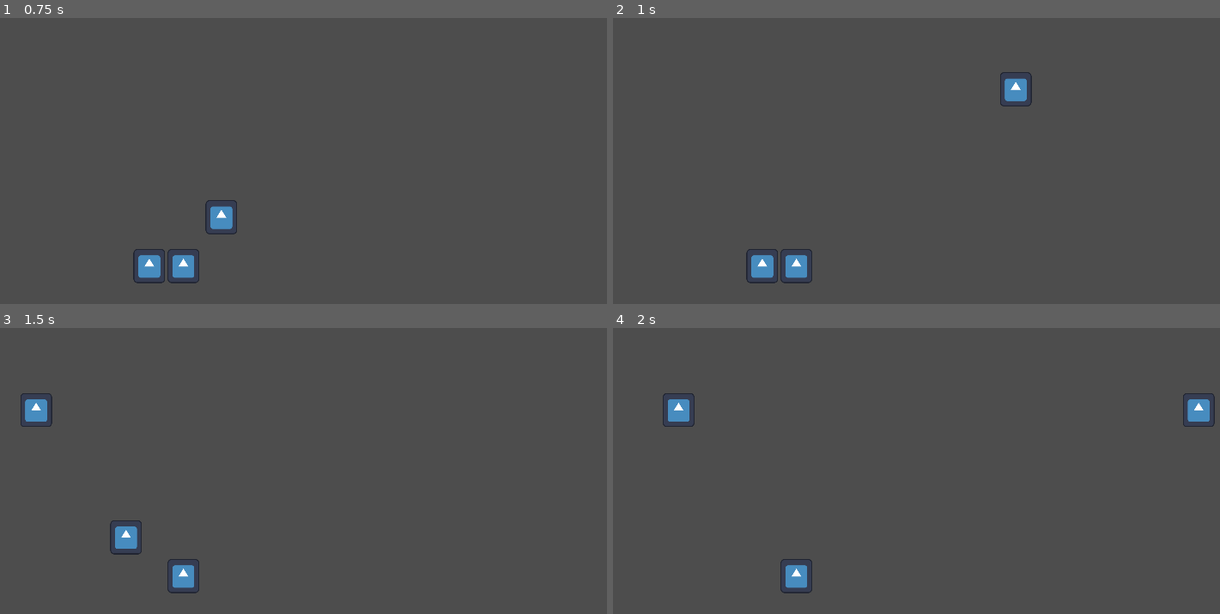
Above: before the commit, frames 1-4 (two rows, left to right).
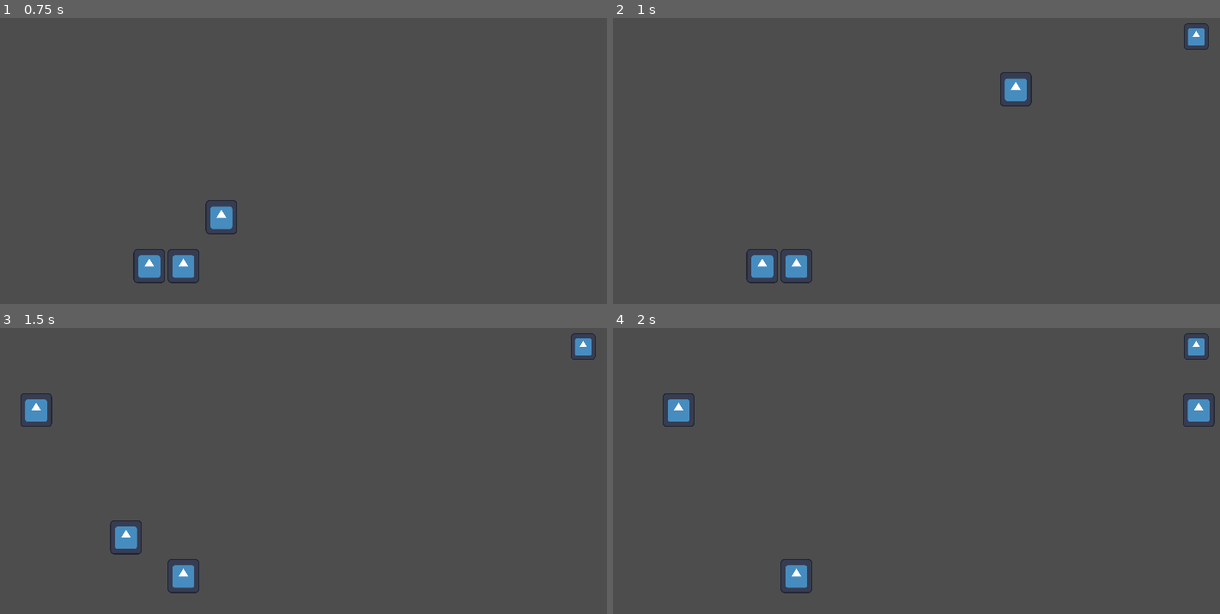
Above: after the commit, the same moments.

Repository: alexpallis/DDU-eksamensprojekt
Game: Godot game, scene res://Scenes/main.tscn
Two runs of this game, one before a commit and one after it. Both use one fixed random seed, a clock stepped at 60 frames per second and the inputs below. The engine's default icon, where the game draws it, is replaced by a stand-in: a white triangle on a blue panel in a dark square.
Inputs (mouse positions are in pixels of both pictures, inside the frame that each line leads up to):
- Up to frame 1 (0.75 s): tap Enter at 0.5 s; drag from (115, 263) to (388, 72) at 0.52 s
- Up to frame 2 (1 s): no input
- Up to frame 3 (1.5 s): drag from (151, 573) to (30, 410) at 1.27 s
- Up to frame 4 (2 s): no input

Frame 1 is identical in both runs. In frame 2, 0.2% of the frame differs, in the area x 94-99%, y 1-12%; in frame 3, 0.2%; in frame 4, 0.2%.

Commit message:
spawning v2

Diff:
--- a/eksamensprojekt-ddu/Scenes/house_dave.tscn
+++ b/eksamensprojekt-ddu/Scenes/house_dave.tscn
@@ -1,6 +1,6 @@
 [gd_scene load_steps=4 format=3 uid="uid://bsieoyi3d0kwl"]
 
-[ext_resource type="Script" path="res://house_dave.gd" id="1_ql63i"]
+[ext_resource type="Script" path="res://Scripts/house_dave.gd" id="1_ql63i"]
 [ext_resource type="Script" path="res://Scripts/hitbox.gd" id="2_fcj1s"]
 
 [sub_resource type="RectangleShape2D" id="RectangleShape2D_8llum"]
--- a/eksamensprojekt-ddu/Scenes/house_david.tscn
+++ b/eksamensprojekt-ddu/Scenes/house_david.tscn
@@ -1,6 +1,6 @@
 [gd_scene load_steps=4 format=3 uid="uid://ikx80jmdxv27"]
 
-[ext_resource type="Script" path="res://Scenes/house_david.gd" id="1_7du2g"]
+[ext_resource type="Script" path="res://Scripts/house_david.gd" id="1_7du2g"]
 [ext_resource type="Script" path="res://Scripts/hitbox.gd" id="2_wvwd6"]
 
 [sub_resource type="RectangleShape2D" id="RectangleShape2D_jht6k"]
--- /dev/null
+++ b/eksamensprojekt-ddu/Scenes/level_select.tscn
@@ -0,0 +1,3 @@
+[gd_scene format=3 uid="uid://7i081076hyvh"]
+
+[node name="LevelSelect" type="Node2D"]
--- a/eksamensprojekt-ddu/Scenes/main.tscn
+++ b/eksamensprojekt-ddu/Scenes/main.tscn
@@ -77,6 +77,8 @@
 script = ExtResource("7_1nknt")
 
 [node name="Spawning" parent="CanvasLayer" instance=ExtResource("9_4upet")]
+offset_left = 132.0
+offset_right = 132.0
 
 [connection signal="mouse_entered" from="CanvasLayer/Lane1" to="CanvasLayer/Lane1" method="_on_mouse_entered"]
 [connection signal="mouse_exited" from="CanvasLayer/Lane1" to="CanvasLayer/Lane1" method="_on_mouse_exited"]
--- /dev/null
+++ b/eksamensprojekt-ddu/Scenes/main_menu.tscn
@@ -0,0 +1,3 @@
+[gd_scene format=3 uid="uid://ie2wlommvce1"]
+
+[node name="MainMenu" type="Node2D"]
--- a/eksamensprojekt-ddu/Scenes/spawning.tscn
+++ b/eksamensprojekt-ddu/Scenes/spawning.tscn
@@ -1,7 +1,8 @@
 [gd_scene load_steps=3 format=3 uid="uid://htefkhk0jtbt"]
 
 [ext_resource type="Script" path="res://Scripts/spawning.gd" id="1_qu6c5"]
-[ext_resource type="Script" path="res://Scripts/spawning_timer.gd" id="2_f2x1s"]
+
+[sub_resource type="GDScript" id="GDScript_wfn8c"]
 
 [node name="Spawning" type="Control"]
 layout_mode = 3
@@ -12,6 +13,7 @@
 
 [node name="SpawningTimer" type="Timer" parent="."]
 one_shot = true
-script = ExtResource("2_f2x1s")
+autostart = true
+script = SubResource("GDScript_wfn8c")
 
 [connection signal="timeout" from="SpawningTimer" to="." method="_on_spawning_timer_timeout"]
--- /dev/null
+++ b/eksamensprojekt-ddu/Scenes/spawning2.tscn
@@ -0,0 +1,29 @@
+[gd_scene load_steps=2 format=3 uid="uid://daxkoeu2wghx1"]
+
+[sub_resource type="GDScript" id="GDScript_nbrlw"]
+script/source = "extends Node2D
+
+@onready var spawning_timer = $SpawningTimer
+@export var ENEMY_UNIT = preload(\"res://Scenes/enemy_unit.tscn\")
+
+var lane1 = Vector2(1000, 100)
+var lane2 = Vector2(1000, 200)
+var lane3 = Vector2(1000, 300)
+var lane4 = Vector2(1000, 400)
+
+func _on_spawning_timer_timeout():
+	print(\"hi\")
+	var enemy = ENEMY_UNIT.instantiate()
+	enemy.position = lane1
+	get_parent().add_child(enemy)
+
+"
+
+[node name="Spawning" type="Node2D"]
+script = SubResource("GDScript_nbrlw")
+
+[node name="SpawningTimer" type="Timer" parent="."]
+one_shot = true
+autostart = true
+
+[connection signal="timeout" from="SpawningTimer" to="." method="_on_spawning_timer_timeout"]
--- a/eksamensprojekt-ddu/Scripts/global.gd
+++ b/eksamensprojekt-ddu/Scripts/global.gd
@@ -36,7 +36,6 @@
 func _process(delta: float):
 	#gamecoin
 	Coin += CoinSpeed * delta
-	print(Coin)
 
 
 	if is_requesting:
--- a/eksamensprojekt-ddu/Scripts/spawning_timer.gd
+++ /dev/null
@@ -1,11 +0,0 @@
-extends Timer
-
-
-# Called when the node enters the scene tree for the first time.
-func _ready():
-	pass # Replace with function body.
-
-
-# Called every frame. 'delta' is the elapsed time since the previous frame.
-func _process(delta):
-	pass
Renamed: eksamensprojekt-ddu/house_dave.gd -> eksamensprojekt-ddu/Scripts/house_dave.gd
Renamed: eksamensprojekt-ddu/Scenes/house_david.gd -> eksamensprojekt-ddu/Scripts/house_david.gd
